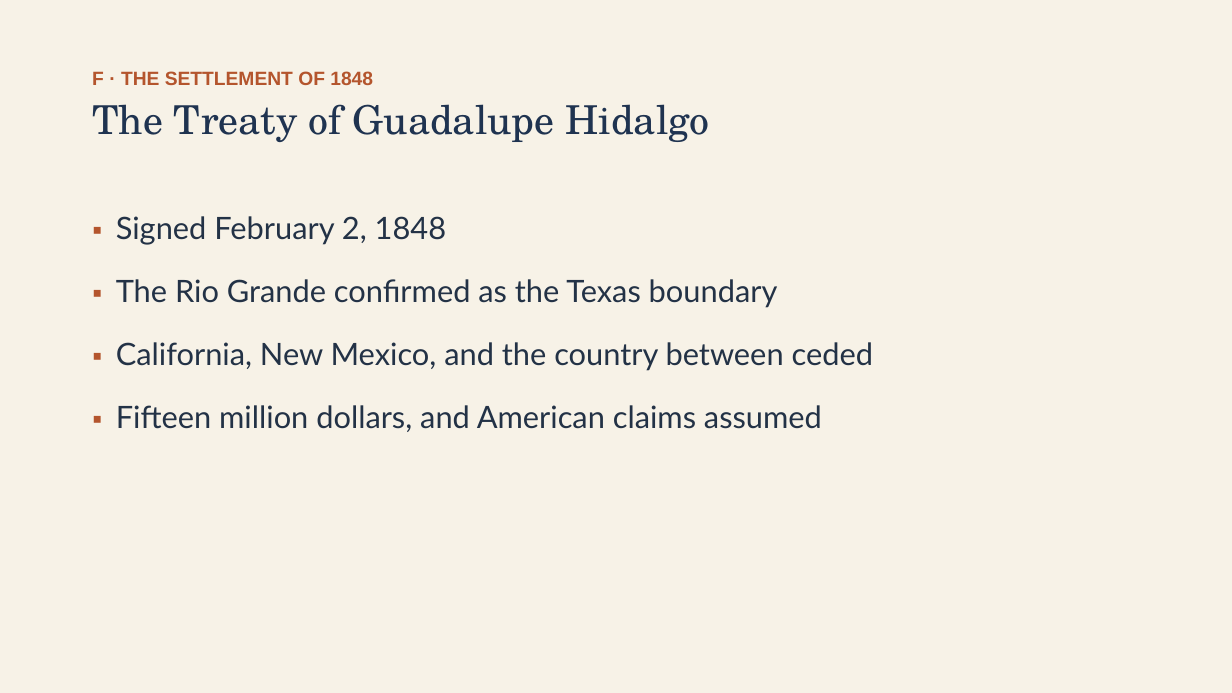
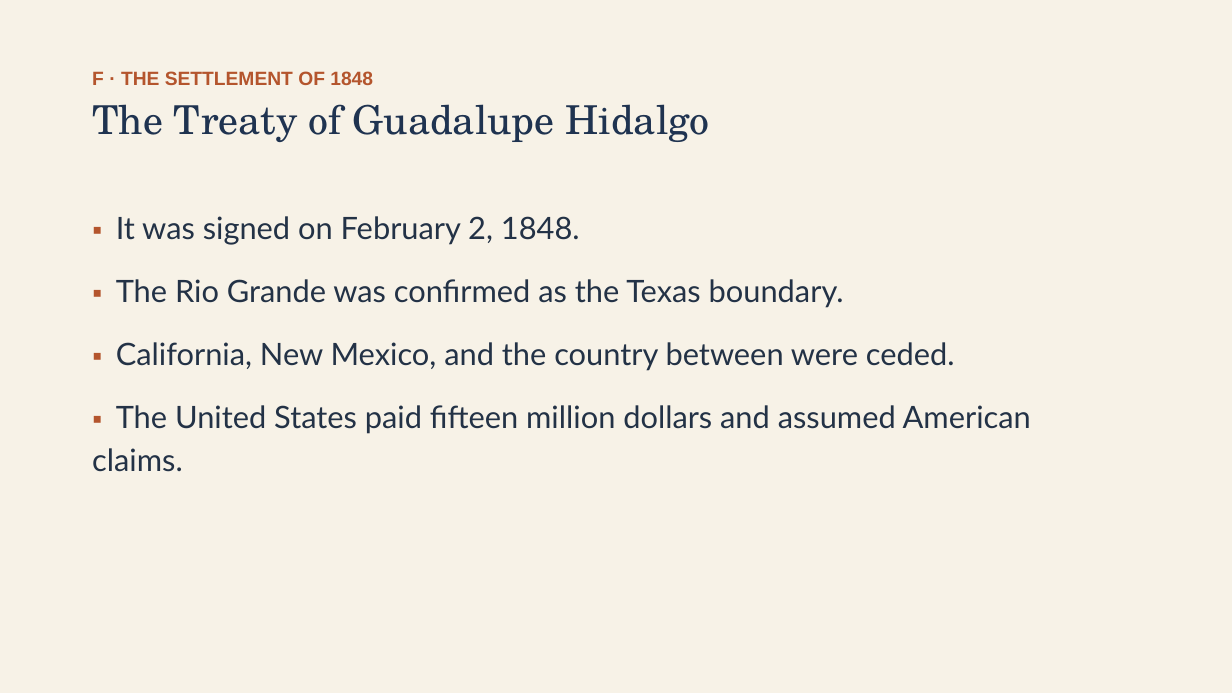
Before and after one commit to ab17gthb/humanities-curriculum-group, a slide deck: slide 20 of early-republic/lesson-08/lesson-08-slides.pptx. Drawn at 1232x693 pixels with LibreOffice and Linux fonts; fonts in the diff are those of the drawing. Boxes give left, top, right and bottom in pixels: in the first picture for what was removed or moved away, otherwise in the second. Text is boxed around its words. In the diff, an @@ line names an element or a change of style, - is before the commit and + after.

```diff
--- a/early-republic/lesson-08/lesson-08-slides.pptx
+++ b/early-republic/lesson-08/lesson-08-slides.pptx
@@ text at (92, 216, 1031, 472): text changed @@
-▪ Signed February 2, 1848
-▪ The Rio Grande confirmed as the Texas boundary
-▪ California, New Mexico, and the country between ceded
-▪ Fifteen million dollars, and American claims assumed
+▪ It was signed on February 2, 1848.
+▪ The Rio Grande was confirmed as the Texas boundary.
+▪ California, New Mexico, and the country between were ceded.
+▪ The United States paid fifteen million dollars and assumed American claims.
```
Also in this commit, not shown: 12 other slides changed, 6 other files.
